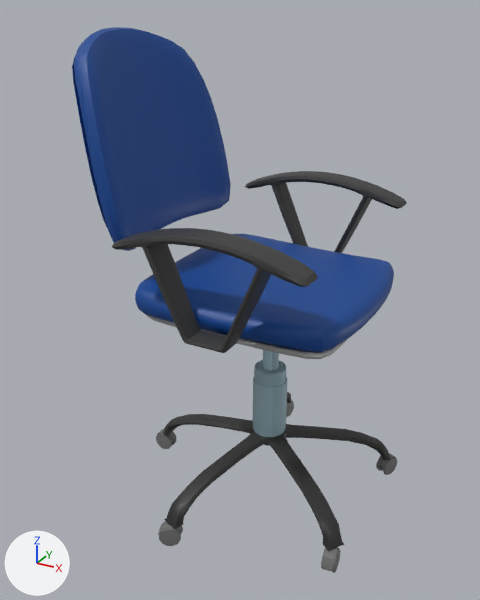
An edit to the FBX model Assets/DevelopiaModel/BedroomProps/OfficeChair.fbx, drawn before and after from the same camera.
Camera for both pictures: a 50 mm camera at (0.555, -1.078, 0.689) aimed at (-0.032, -0.01, 0.155). The axes (+X, +Y, +Z) are drawn at lower left. The lights are the same throughout. Vertices at the same position are counted once.

Objects in the first picture: 'Ofiicechair'.
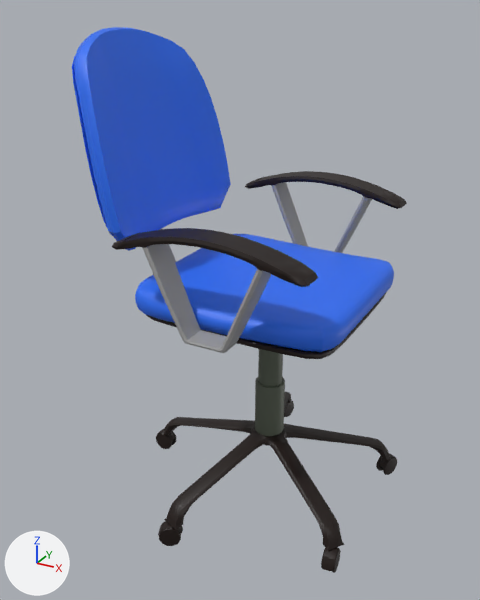
The newer file is also rescaled (x1.214), turned or shifted as a whole; pictures and numbers use the older file's frame.

Pixel boxes (x1, y1, x2, y2) of what changed, in the pictures (480 x 600 px; the box of a moved part takes in the faces that stretch with it):
part 1 of me_mesh_001, rebuilt (14% narrower): before (252, 350, 287, 437); after (255, 349, 285, 436)
part 2 of me_mesh_001, cut back: before (73, 29, 407, 353); after (126, 164, 230, 227)
part 3 of me_mesh_001, moved or reshaped: before (156, 392, 397, 573); after (169, 392, 384, 531)
part 4 of me_mesh_001, recoloured: (72, 27, 401, 573) in both

Diff of the bpy script that builds the scene:
```diff
--- a/Assets/DevelopiaModel/BedroomProps/OfficeChair.fbx.py
+++ b/Assets/DevelopiaModel/BedroomProps/OfficeChair.fbx.py
@@ img_microsoftteams_image_png @@
+img_microsoftteams_image_png = load_image('MicrosoftTeams-image.png', '_unpacked/MicrosoftTeams-image.png', 1024, 1024, 'sRGB')
@@ mat_colorpalette @@
+mat_colorpalette = principled_material('colorpalette')
+mat_colorpalette.texture = img_microsoftteams_image_png  # with its transparency
@@ me_mesh_001 @@
 # used by ob_ofiicechair; location = (0.0, 0.0, 0.0)
-me_mesh_001.from_pydata(...)  # 8819 vertices, 9201 faces; spans x -0.341..0.272, y -0.275..0.286, z -0.276..0.656
+me_mesh_001.from_pydata(...)  # 6734 vertices, 7140 faces; spans x -0.341..0.272, y -0.275..0.286, z -0.276..0.656
+# me_mesh_001 part 1: the loose piece of 840 vertices spanning x -0.002..0.07, y -0.036..0.036, z -0.137..0.135 is rebuilt with 384 vertices and now spans x 0.003..0.064, y -0.031..0.031, z -0.138..0.152, in mat_colorpalette (picture img_microsoftteams_image_png)
+# me_mesh_001 part 2: 1 vertex moved from x -0.28, y 0.151, z 0.609 to x -0.274, y 0.149, z 0.607; 1394 vertices removed from x -0.341..0.248, y -0.253..0.253, z 0.134..0.64; 13 vertices added at x -0.287..-0.174, y -0.143..0.201, z 0.348..0.601
+# me_mesh_001 part 3: 55 vertices moved from x -0.14..0.205, y -0.217..0.24, z -0.193..-0.14 to x -0.194..0.231, y -0.225..0.24, z -0.193..-0.14; 446 vertices removed from x -0.256..0.271, y -0.274..0.28, z -0.276..-0.143; 198 vertices added at x -0.215..0.243, y -0.241..0.241, z -0.194..-0.14
+# me_mesh_001 part 4: 5788 faces spanning x -0.338..0.272, y -0.275..0.286, z -0.276..0.656 switch from mat_color_palette (picture img_color_palette_png) to mat_colorpalette (picture img_microsoftteams_image_png)
```
